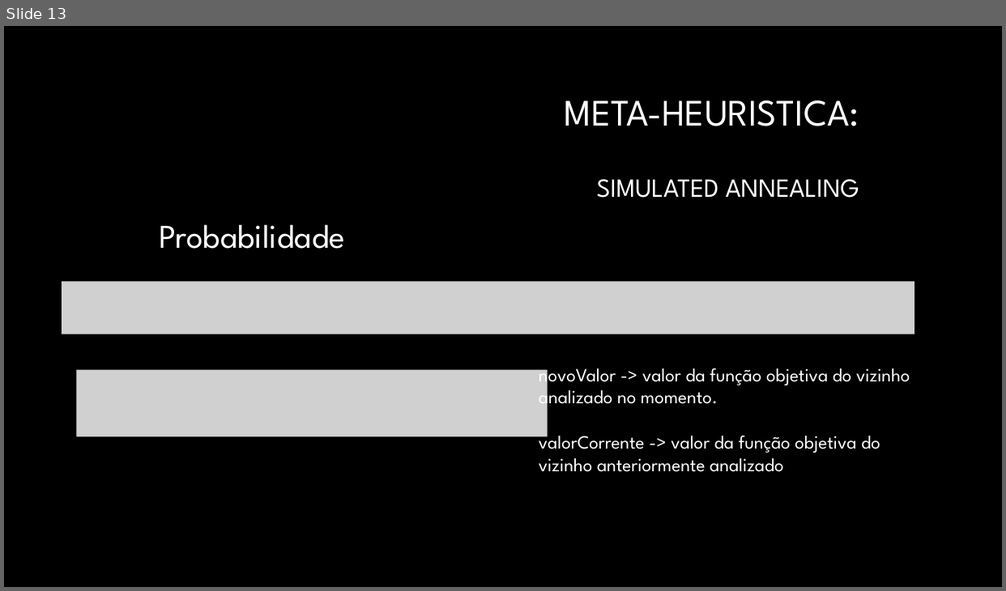
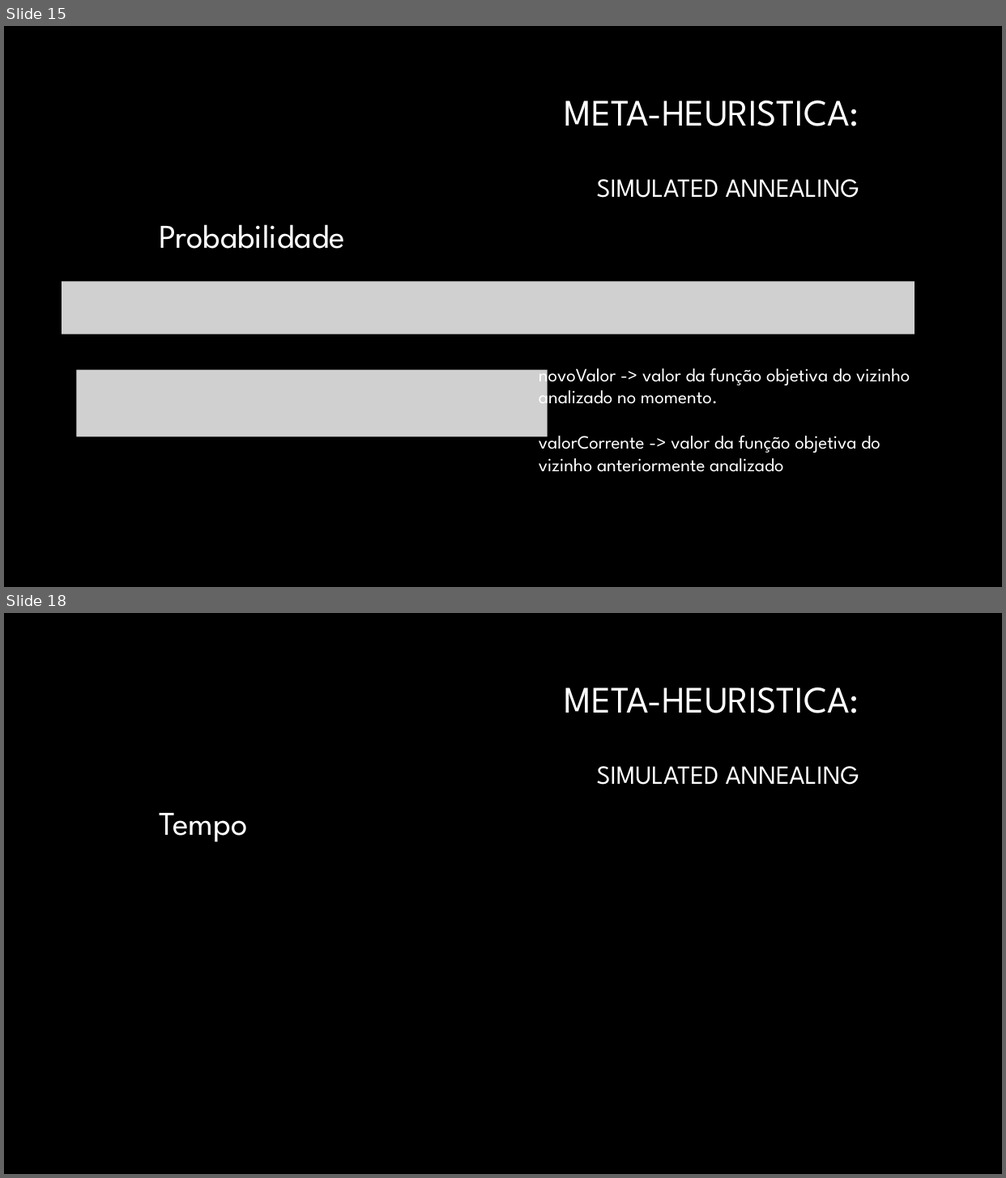
Before and after one commit to Pedro-Magalhaes/IA-Trabalho01, a slide deck: Apresentacao.pptx. Shown one above the other, each under a label of ours: slide 13 before the commit, slides 15 and 18 after it; the slides between them are not shown. The pictures are 1006x591 and 1006x1178 pixels, drawn with LibreOffice and Linux fonts; fonts in the diff are those of the drawing; grey boxes stand for pictures; background and template pictures are left out. Boxes give left, top, right and bottom in pixels: in the first picture for what was removed or moved away, otherwise in the second. Text is boxed around its words. In the diff, an @@ line names an element or a change of style, - is before the commit and + after.

```diff
--- a/Apresentacao.pptx
+++ b/Apresentacao.pptx
@@ slide 18 added at (4,613,1002,1174), background #000000 @@
@@ title added at (565,688,859,785), 25.2 pt, text #FFFFFF @@
+META-HEURISTICA:
+SIMULATED ANNEALING
@@ text added at (159,813,248,842), 32 pt, text #FFFFFF @@
+Tempo
@@ what was slide 13 is now slide 15 @@
```
Also in this commit, not shown: 2 slides changed, 3 other slides added.
